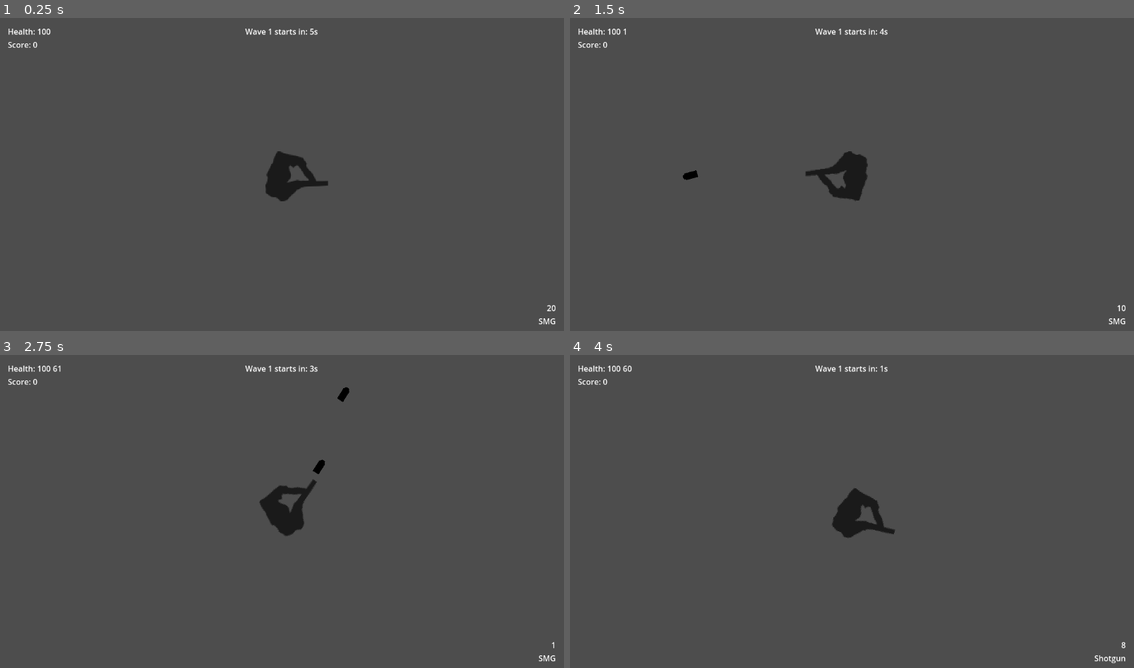
Above: before the commit, frames 1-4 (two rows, left to right).
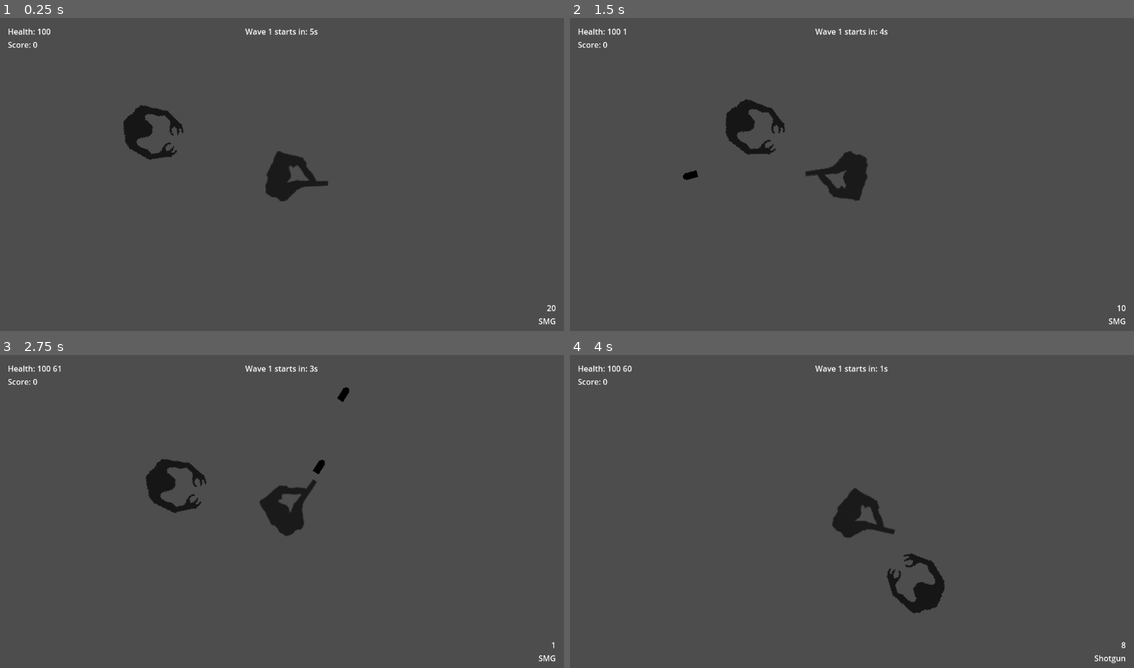
Above: after the commit, the same moments.

Repository: NikoSakic/GodotSurvivor
Game: Godot game, scene res://Scenes/World.tscn
Same seed, same stepped clock (60 frames per second), same inputs: the game is played once before the commit and once after it. Before the commit the project starts from res://World.tscn.
Inputs (mouse positions are in pixels of both pictures, inside the frame that each line leads up to):
- Up to frame 1 (0.25 s): no input
- Up to frame 2 (1.5 s): move the mouse to (976, 161) at 0.52 s; press the mouse at (976, 161) at 0.53 s; hold D (move_right) 0.53-1.28 s; move the mouse to (739, 193) at 1.27 s; release the mouse at (739, 193) at 1.28 s; hold S (move_down) from 1.28 s (still down); click (739, 193) at 1.35 s
- Up to frame 3 (2.75 s): move the mouse to (338, 442) at 2.02 s; release S (move_down) at 2.03 s; press the mouse at (338, 442) at 2.03 s; hold D (move_right) from 2.03 s (still down); tap 1 (weapon_1) at 2.1 s
- Up to frame 4 (4 s): move the mouse to (823, 577) at 2.77 s; release D (move_right) at 2.78 s; release the mouse at (823, 577) at 2.78 s; hold W (move_up) 2.78-3.53 s; tap 2 (weapon_2) at 2.85 s; click (823, 577) at 3.05 s; move the mouse to (1021, 561) at 3.52 s; press the mouse at (1021, 561) at 3.53 s; hold A (move_left) from 3.53 s (still down); tap 3 (weapon_3) at 3.6 s

The runs differ from the first frame. In frame 1, 0.8% of the frame differs, in the area x 21-33%, y 27-46%; in frame 2, 0.8%; in frame 3, 0.8%; in frame 4, 0.8%, in the area x 56-67%, y 63-83%.

Commit message:
add new enemy components and misc changes

Diff:
--- a/EnemySpawner.gd
+++ b/EnemySpawner.gd
@@ -20,7 +20,7 @@
 var enemies_killed :int = 0
 
 
-const ZOMBIE = preload("res://Zombie.tscn")
+const ZOMBIE = preload("res://Scenes/Zombie.tscn")
 
 func _ready():
 	is_wave_ongoing = false
--- a/PlayerShooting.gd
+++ b/PlayerShooting.gd
@@ -5,8 +5,8 @@
 @onready var weapon_sfx:PlayerWeaponSFX = %PlayerWeaponSFX
 
 signal update_ammo_count(new_ammo_count:int)
-const BULLET = preload("res://Bullet.tscn")
-const ROCKET = preload("res://Rocket.tscn")
+const BULLET = preload("res://Scenes/Bullet.tscn")
+const ROCKET = preload("res://Scenes/Rocket.tscn")
 var current_weapon : WeaponContainer.WeaponStats = null
 var next_fire :float = 0.0
 
--- /dev/null
+++ b/Scenes/Components/EnemyShootingComponent.gd
@@ -0,0 +1,30 @@
+extends Node2D
+class_name EnemyShootingComponent
+
+@export var bullet_scene : Area2D
+@export var damage:int
+@export var max_attack_range: int
+@export var attack_cooldown:float
+
+var target : Player = null
+var can_shoot:bool = true
+
+func _ready():
+	can_shoot = true
+
+func setPlayer(player):
+	target = player
+
+func attack():
+	print("attack")
+
+func _process(_delta):
+	if target == null:
+		return
+	if !can_shoot:
+		return
+	if target.global_position.distance_to(global_position) <= max_attack_range:
+		attack()
+		can_shoot = false
+		await get_tree().create_timer(attack_cooldown).timeout
+		can_shoot = true
--- /dev/null
+++ b/Scenes/Components/EnemyShootingComponent.tscn
@@ -0,0 +1,6 @@
+[gd_scene load_steps=2 format=3 uid="uid://c4yveplljtgu3"]
+
+[ext_resource type="Script" path="res://Scenes/Components/EnemyShootingComponent.gd" id="1_vo24l"]
+
+[node name="EnemyShootingComponent" type="Node2D"]
+script = ExtResource("1_vo24l")
--- /dev/null
+++ b/Scenes/Components/HealthComponent.gd
@@ -0,0 +1,18 @@
+extends Node2D
+class_name HealthComponent
+
+@export var max_health:int
+var cur_health :int
+
+func _ready():
+	cur_health = max_health
+
+func take_damage(amount : int):
+	if cur_health <= 0:
+		return
+	cur_health -= amount
+	if cur_health <= 0:
+		kill()
+
+func kill():
+	get_parent().queue_free()
--- /dev/null
+++ b/Scenes/Components/HealthComponent.tscn
@@ -0,0 +1,6 @@
+[gd_scene load_steps=2 format=3 uid="uid://kr4gsvdujkcs"]
+
+[ext_resource type="Script" path="res://Scenes/Components/HealthComponent.gd" id="1_yv2ui"]
+
+[node name="HealthComponent" type="Node2D"]
+script = ExtResource("1_yv2ui")
--- /dev/null
+++ b/Scenes/Components/PursuitComponent.gd
@@ -0,0 +1,19 @@
+extends Node2D
+class_name PursuitComponent
+
+@export var char_body :CharacterBody2D
+@export var move_speed : float = 200
+@export var goal_range : float = 400
+var target:Node2D
+
+
+func set_target(new_target):
+	target = new_target
+
+func _physics_process(delta):
+	var vec_to_player = target.global_position - char_body.global_position
+	if vec_to_player.length() <= goal_range:
+		return
+	vec_to_player = vec_to_player.normalized()
+	char_body.global_rotation = atan2(vec_to_player.y, vec_to_player.x)
+	char_body.move_and_collide(vec_to_player * move_speed * delta)
--- /dev/null
+++ b/Scenes/Components/PursuitComponent.tscn
@@ -0,0 +1,7 @@
+[gd_scene load_steps=2 format=3 uid="uid://embyv8i83mr3"]
+
+[ext_resource type="Script" path="res://Scenes/Components/PursuitComponent.gd" id="1_6rj3v"]
+
+[node name="PursuitComponent" type="Node2D"]
+script = ExtResource("1_6rj3v")
+goal_range = 200.0
--- /dev/null
+++ b/Scenes/FireGhoul.gd
@@ -0,0 +1,6 @@
+extends CharacterBody2D
+
+@export var player:Node2D
+
+func _ready():
+	$PursuitComponent.set_target(player)
--- /dev/null
+++ b/Scenes/FireGhoul.tscn
@@ -0,0 +1,35 @@
+[gd_scene load_steps=6 format=3 uid="uid://b653u876xeb55"]
+
+[ext_resource type="Script" path="res://Scenes/FireGhoul.gd" id="1_7rf5n"]
+[ext_resource type="Texture2D" uid="uid://stksrgjgtloe" path="res://Art/characters/fireball_zombie.png" id="1_j6yfm"]
+[ext_resource type="Script" path="res://Scenes/Components/PursuitComponent.gd" id="3_hk7qs"]
+[ext_resource type="Script" path="res://Scenes/Components/EnemyShootingComponent.gd" id="4_x5ixd"]
+
+[sub_resource type="CircleShape2D" id="CircleShape2D_ysq70"]
+radius = 30.0
+
+[node name="FireGhoul" type="CharacterBody2D"]
+collision_layer = 2
+collision_mask = 3
+script = ExtResource("1_7rf5n")
+
+[node name="CollisionShape2D" type="CollisionShape2D" parent="."]
+position = Vector2(1, 0)
+shape = SubResource("CircleShape2D_ysq70")
+
+[node name="Sprite2D" type="Sprite2D" parent="."]
+modulate = Color(0.0862745, 0.0862745, 0.0862745, 1)
+texture_filter = 1
+texture = ExtResource("1_j6yfm")
+
+[node name="PursuitComponent" type="Node2D" parent="." node_paths=PackedStringArray("char_body")]
+position = Vector2(-8, -4)
+script = ExtResource("3_hk7qs")
+char_body = NodePath("..")
+goal_range = 100.0
+
+[node name="EnemyShootingComponent" type="Node2D" parent="."]
+script = ExtResource("4_x5ixd")
+damage = 20
+max_attack_range = 800
+attack_cooldown = 3.0
--- /dev/null
+++ b/Scenes/World.tscn
@@ -0,0 +1,30 @@
+[gd_scene load_steps=7 format=3 uid="uid://bmdo5o5yigp0s"]
+
+[ext_resource type="Script" path="res://World.gd" id="1_4t3ao"]
+[ext_resource type="PackedScene" uid="uid://jandp7oi8n2a" path="res://Scenes/Player.tscn" id="1_dk0un"]
+[ext_resource type="PackedScene" uid="uid://cot1861golrnt" path="res://Scenes/UI.tscn" id="3_ft0py"]
+[ext_resource type="PackedScene" uid="uid://q0ftr06cc7hw" path="res://Scenes/Enemy_spawner.tscn" id="5_1ve3j"]
+[ext_resource type="PackedScene" uid="uid://3eiqq0eynxib" path="res://Scenes/ExplosionFX.tscn" id="6_phd0c"]
+[ext_resource type="PackedScene" uid="uid://b653u876xeb55" path="res://Scenes/FireGhoul.tscn" id="6_u06sx"]
+
+[node name="World" type="Node2D" node_paths=PackedStringArray("player", "ui", "enemy_spawner")]
+script = ExtResource("1_4t3ao")
+player = NodePath("Player")
+ui = NodePath("UI")
+enemy_spawner = NodePath("EnemySpawner")
+
+[node name="Player" parent="." instance=ExtResource("1_dk0un")]
+unique_name_in_owner = true
+
+[node name="Camera2D" type="Camera2D" parent="Player"]
+zoom = Vector2(2, 2)
+
+[node name="UI" parent="." instance=ExtResource("3_ft0py")]
+
+[node name="EnemySpawner" parent="." instance=ExtResource("5_1ve3j")]
+
+[node name="Explosion" parent="." instance=ExtResource("6_phd0c")]
+
+[node name="FireGhoul" parent="." node_paths=PackedStringArray("player") instance=ExtResource("6_u06sx")]
+position = Vector2(-181, -61)
+player = NodePath("../Player")
--- a/World.tscn
+++ /dev/null
@@ -1,25 +0,0 @@
-[gd_scene load_steps=6 format=3 uid="uid://bmdo5o5yigp0s"]
-
-[ext_resource type="Script" path="res://World.gd" id="1_4t3ao"]
-[ext_resource type="PackedScene" uid="uid://jandp7oi8n2a" path="res://Player.tscn" id="1_dk0un"]
-[ext_resource type="PackedScene" uid="uid://cot1861golrnt" path="res://UI.tscn" id="3_ft0py"]
-[ext_resource type="PackedScene" uid="uid://q0ftr06cc7hw" path="res://Enemy_spawner.tscn" id="5_1ve3j"]
-[ext_resource type="PackedScene" uid="uid://3eiqq0eynxib" path="res://ExplosionFX.tscn" id="6_phd0c"]
-
-[node name="World" type="Node2D" node_paths=PackedStringArray("player", "ui", "enemy_spawner")]
-script = ExtResource("1_4t3ao")
-player = NodePath("Player")
-ui = NodePath("UI")
-enemy_spawner = NodePath("EnemySpawner")
-
-[node name="Player" parent="." instance=ExtResource("1_dk0un")]
-unique_name_in_owner = true
-
-[node name="Camera2D" type="Camera2D" parent="Player"]
-zoom = Vector2(2, 2)
-
-[node name="UI" parent="." instance=ExtResource("3_ft0py")]
-
-[node name="EnemySpawner" parent="." instance=ExtResource("5_1ve3j")]
-
-[node name="Explosion" parent="." instance=ExtResource("6_phd0c")]
--- a/project.godot
+++ b/project.godot
@@ -11,7 +11,7 @@
 [application]
 
 config/name="SurvivorlikeProto"
-run/main_scene="res://World.tscn"
+run/main_scene="res://Scenes/World.tscn"
 config/features=PackedStringArray("4.1", "Forward Plus")
 config/icon="res://icon.svg"
 
Binary file added: Art/characters/fireball_zombie.png
Not shown, added: Art/characters/fireball_zombie.png.import
Renamed: Bullet.tscn -> Scenes/Bullet.tscn
Renamed: Enemy_spawner.tscn -> Scenes/Enemy_spawner.tscn
Renamed: ExplosionFX.tscn -> Scenes/ExplosionFX.tscn
Renamed: Player.tscn -> Scenes/Player.tscn
Renamed: Rocket.tscn -> Scenes/Rocket.tscn
Renamed: UI.tscn -> Scenes/UI.tscn
Not shown: 4 places in Scenes/Zombie.tscn that only renumber resources
